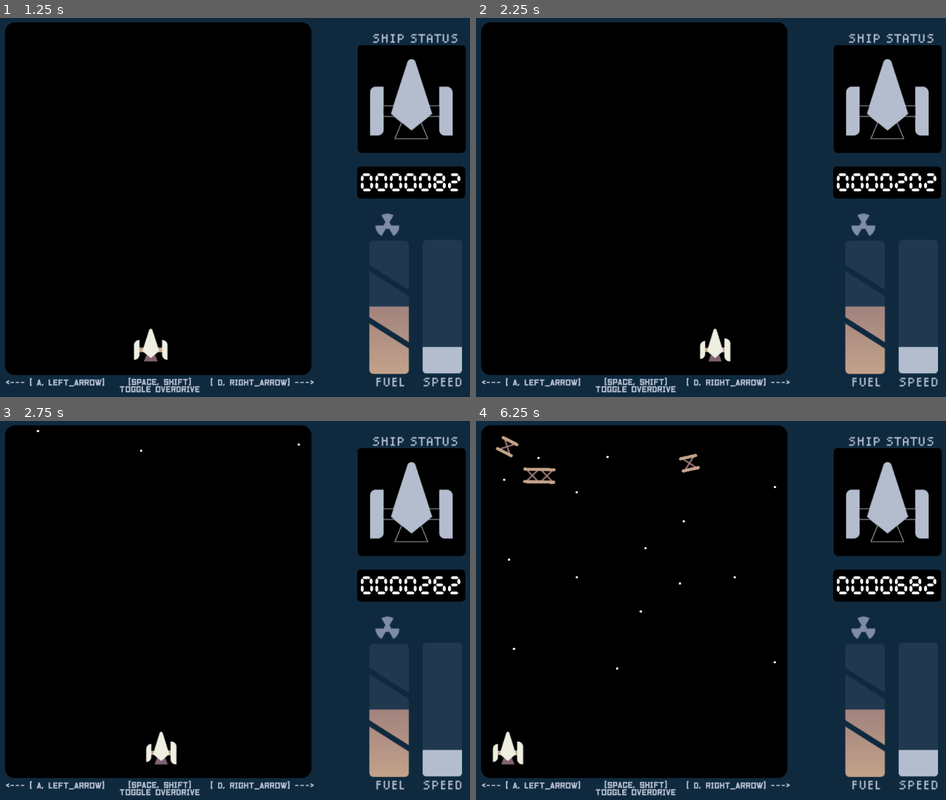
Above: before the commit, frames 1-4 (two rows, left to right).
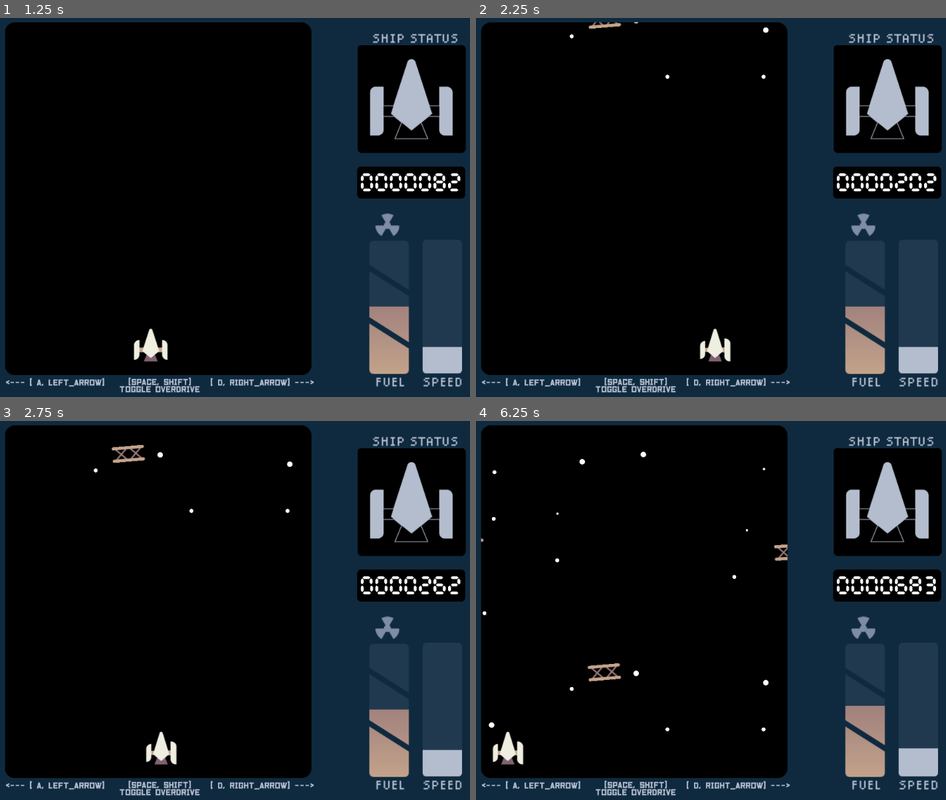
Above: after the commit, the same moments.

Repository: parkernalch/ld49-critical-mass
Game: Godot game, scene res://Main.tscn
Same seed, same stepped clock (60 frames per second), same inputs: the game is played once before the commit and once after it.
Inputs:
- Up to frame 1 (1.25 s): click "START" at 0.5 s
- Up to frame 2 (2.25 s): hold Right (ui_right) 1.28-2.03 s; hold Left (ui_left) from 2.03 s (still down)
- Up to frame 3 (2.75 s): keep holding Left (ui_left)
- Up to frame 4 (6.25 s): release Left (ui_left) at 2.78 s; hold Right (ui_right) 2.78-4.28 s; hold Left (ui_left) from 4.28 s (still down)

Frame 1 is identical in both runs. In frame 2, 0.1% of the frame differs, in the area x 19-63%, y 1-17%; in frame 3, 0.3%; in frame 4, 1.0%, in the area x 0-99%, y 3-87%.

Commit message:
converted spawner to object-agnostic and noise-based

Diff:
--- a/AudioManager.gd
+++ b/AudioManager.gd
@@ -22,7 +22,16 @@
 	Events.connect("PlayerBoostEnded", self, "_on_player_boostEnd")
 	klaxxon_timer.wait_time = 1.0
 	klaxxon_timer.connect('timeout', self, "play_sound", ['warning'])
-	pass
+
+	explosion.volume_db = -20.0
+	hit.volume_db = -20.0
+	power_up.volume_db = -20.0
+	select.volume_db = -20.0
+	start.volume_db = -20.0
+	warning.volume_db = -20.0
+	in_game.volume_db = -20.0
+	boost_start.volume_db = -20.0
+	boost_end.volume_db = -20.0
 
 func play_sound(sound_name):
 	match sound_name:
--- a/Game.tscn
+++ b/Game.tscn
@@ -1,10 +1,14 @@
-[gd_scene load_steps=9 format=2]
+[gd_scene load_steps=13 format=2]
 
 [ext_resource path="res://img/play_field.png" type="Texture" id=1]
-[ext_resource path="res://Spawner.tscn" type="PackedScene" id=2]
+[ext_resource path="res://NoiseSpawner.tscn" type="PackedScene" id=2]
 [ext_resource path="res://Player.tscn" type="PackedScene" id=3]
 [ext_resource path="res://KillZone.tscn" type="PackedScene" id=4]
 [ext_resource path="res://Game.gd" type="Script" id=5]
+[ext_resource path="res://ObstacleMedium.tscn" type="PackedScene" id=6]
+[ext_resource path="res://ObstacleLong.tscn" type="PackedScene" id=7]
+[ext_resource path="res://ObstacleShort.tscn" type="PackedScene" id=8]
+[ext_resource path="res://Neutron.tscn" type="PackedScene" id=9]
 
 [sub_resource type="RectangleShape2D" id=1]
 extents = Vector2( 33.4923, 52.3557 )
@@ -27,21 +31,6 @@
 [node name="Player" parent="." instance=ExtResource( 3 )]
 position = Vector2( -2.05457, 292.716 )
 movement_speed = 5.0
-
-[node name="Spawner" parent="." instance=ExtResource( 2 )]
-position = Vector2( -244.55, -372.187 )
-
-[node name="Spawner2" parent="." instance=ExtResource( 2 )]
-position = Vector2( -138.355, -372.187 )
-
-[node name="Spawner3" parent="." instance=ExtResource( 2 )]
-position = Vector2( -5.41641, -372.187 )
-
-[node name="Spawner4" parent="." instance=ExtResource( 2 )]
-position = Vector2( 124.185, -372.187 )
-
-[node name="Spawner5" parent="." instance=ExtResource( 2 )]
-position = Vector2( 243.384, -372.187 )
 
 [node name="KillZone" parent="." instance=ExtResource( 4 )]
 position = Vector2( 4.41382, 451.114 )
@@ -79,3 +68,31 @@
 
 [node name="CollisionShape2D" type="CollisionShape2D" parent="bottom_bound"]
 shape = SubResource( 3 )
+
+[node name="NeutronSpawner" parent="." instance=ExtResource( 2 )]
+position = Vector2( 19.347, -336.247 )
+object_scenes = [ ExtResource( 9 ) ]
+spawn_value = 0.2
+spawn_cooldown = 1.5
+
+[node name="LeftBound" parent="NeutronSpawner" index="0"]
+position = Vector2( -296, 0 )
+
+[node name="RightBound" parent="NeutronSpawner" index="1"]
+position = Vector2( 284, 0 )
+
+[node name="ObstacleSpawner" parent="." instance=ExtResource( 2 )]
+position = Vector2( 19.347, -336.247 )
+object_scenes = [ ExtResource( 7 ), ExtResource( 6 ), ExtResource( 8 ) ]
+subdivisions = 3
+spawn_value = 0.5
+spawn_cooldown = 3.0
+
+[node name="LeftBound" parent="ObstacleSpawner" index="0"]
+position = Vector2( -296, 0 )
+
+[node name="RightBound" parent="ObstacleSpawner" index="1"]
+position = Vector2( 284, 0 )
+
+[editable path="NeutronSpawner"]
+[editable path="ObstacleSpawner"]
--- a/Neutron.gd
+++ b/Neutron.gd
@@ -10,6 +10,7 @@
 
 func _ready():
 	Events.connect("ShipWasDestroyed", self, "_on_ship_wasDestroyed")
+	set_size(rand_range(1, 4))
 
 func _process(delta):
 	if not target:
@@ -22,6 +23,16 @@
 		move_and_collide(direction * 300.0 * delta)
 	pass
 
+func set_size(new_size : int):
+	size = new_size
+	match new_size:
+		1:
+			$Sprite.scale = Vector2(0.15, 0.15)
+		2:
+			$Sprite.scale = Vector2(0.25, 0.25)
+		3:
+			$Sprite.scale = Vector2(0.35, 0.35)
+
 func collect(_target : Node):
 	target = _target
 	pass
--- /dev/null
+++ b/NoiseSpawner.gd
@@ -0,0 +1,80 @@
+extends Node2D
+class_name NoiseSpawner
+
+export(Array, Resource) var object_scenes = []
+
+#var neutron_scene = preload("res://Neutron.tscn")
+#var obstacle_scenes = [
+#	preload("res://ObstacleShort.tscn"),
+#	preload("res://ObstacleMedium.tscn"),
+#	preload("res://ObstacleLong.tscn")
+#]
+
+var noise = OpenSimplexNoise.new()
+#var obstacle_noise = OpenSimplexNoise.new()
+
+onready var left_bound : Node2D = $LeftBound
+onready var right_bound : Node2D = $RightBound
+
+var y_pos : float = 0.0
+var y_speed : float = 0.0
+export var subdivisions : int = 5
+
+var last_spawn_value : float = 0.0
+export var spawn_value : float = 1.0
+export var spawn_cooldown : float = 1.0
+
+var spawn_locations = []
+
+func _ready():
+	noise.seed = randi()
+	noise.period = 1
+	noise.octaves = 1
+	Events.connect("PlayerMovementSpeedChanged", self, "_on_player_movementSpeedChanged")
+	Events.connect("StartGame", self, "_on_startGame")
+	Events.connect("GameEndedPlayer", self, "_on_endGame")
+	var x_pos_left : float =  left_bound.transform.origin.x
+	var x_pos_right : float = right_bound.transform.origin.x
+	var x_dist : float = abs(x_pos_right - x_pos_left)
+	var step_size = x_dist / float(subdivisions)
+
+	for i in range(subdivisions):
+		spawn_locations.append({
+			"position": Vector2(x_pos_left + 3 * (step_size * i) / 2, transform.origin.y),
+			"spawn_pos": 0.0
+		})
+	print(spawn_locations)
+	set_process(false)
+
+func _process(delta):
+	y_pos += Global.travel_speed * delta
+	check_for_spawn()
+	pass
+
+func _on_endGame(_obj):
+	set_process(false)
+
+func _on_startGame():
+	set_process(true)
+	pass
+
+func _on_player_movementSpeedChanged(new_speed):
+	y_speed = new_speed
+
+func check_for_spawn():
+	for i in range(spawn_locations.size()):
+		var pos = spawn_locations[i].position + Vector2.DOWN * y_pos
+		var last_spawn = spawn_locations[i].spawn_pos
+		var noise_value = noise.get_noise_2dv(pos)
+		if noise_value >= spawn_value and y_pos > last_spawn + spawn_cooldown:
+			spawn_locations[i].spawn_pos = y_pos
+			spawn(spawn_locations[i].position)
+	pass
+
+func spawn(position):
+	var choice = rand_range(0, object_scenes.size())
+	var object = object_scenes[choice].instance()
+	var offset = sin(randi())
+	object.global_position = position + (Vector2.RIGHT * offset * 40)
+#	object.speed = 1.0
+	get_parent().add_child(object)
--- /dev/null
+++ b/NoiseSpawner.tscn
@@ -0,0 +1,10 @@
+[gd_scene load_steps=2 format=2]
+
+[ext_resource path="res://NoiseSpawner.gd" type="Script" id=1]
+
+[node name="NoiseSpawner" type="Node2D"]
+script = ExtResource( 1 )
+
+[node name="LeftBound" type="Node2D" parent="."]
+
+[node name="RightBound" type="Node2D" parent="."]
--- a/Spawner.gd
+++ b/Spawner.gd
@@ -11,8 +11,18 @@
 onready var obstacle_timer : Timer = $ObstacleTimer
 var rng = RandomNumberGenerator.new()
 
+var neutron_noise = OpenSimplexNoise.new()
+var obstacle_noise = OpenSimplexNoise.new()
+
 func _ready():
 	rng.seed = randi()
+	neutron_noise.seed = randi()
+	neutron_noise.period = 2
+	neutron_noise.octaves = 4
+	obstacle_noise.seed = randi()
+	obstacle_noise.period = 3
+	obstacle_noise.octaves = 6
+
 	timer.wait_time = rng.randf_range(1, 3)
 	obstacle_timer.wait_time = rng.randf_range(3.0, 9.0)
 	timer.connect('timeout', self, '_on_timer_timeout')
--- a/project.godot
+++ b/project.godot
@@ -19,6 +19,11 @@
 "language": "GDScript",
 "path": "res://NeutronPool.gd"
 }, {
+"base": "Node2D",
+"class": "NoiseSpawner",
+"language": "GDScript",
+"path": "res://NoiseSpawner.gd"
+}, {
 "base": "KinematicBody2D",
 "class": "Obstacle",
 "language": "GDScript",
@@ -37,6 +42,7 @@
 _global_script_class_icons={
 "Neutron": "",
 "NeutronPool": "",
+"NoiseSpawner": "",
 "Obstacle": "",
 "Player": "",
 "Spawner": ""
